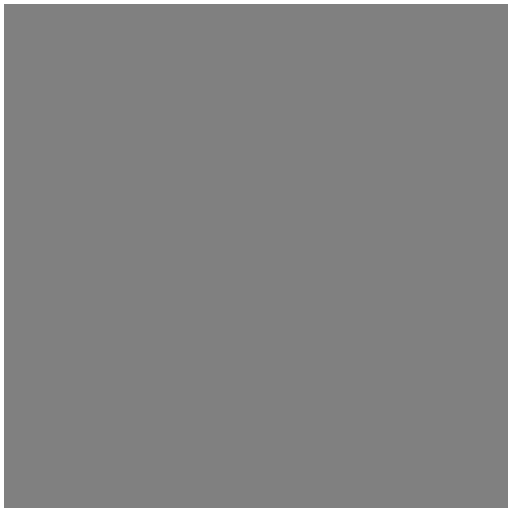
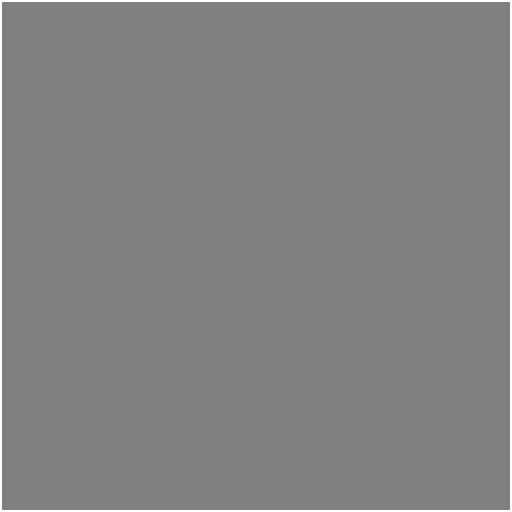
The second 512×512 image is a revision of the first. Changes to its layers:
masked "Layer 0" over [2, 2, 510, 510]
